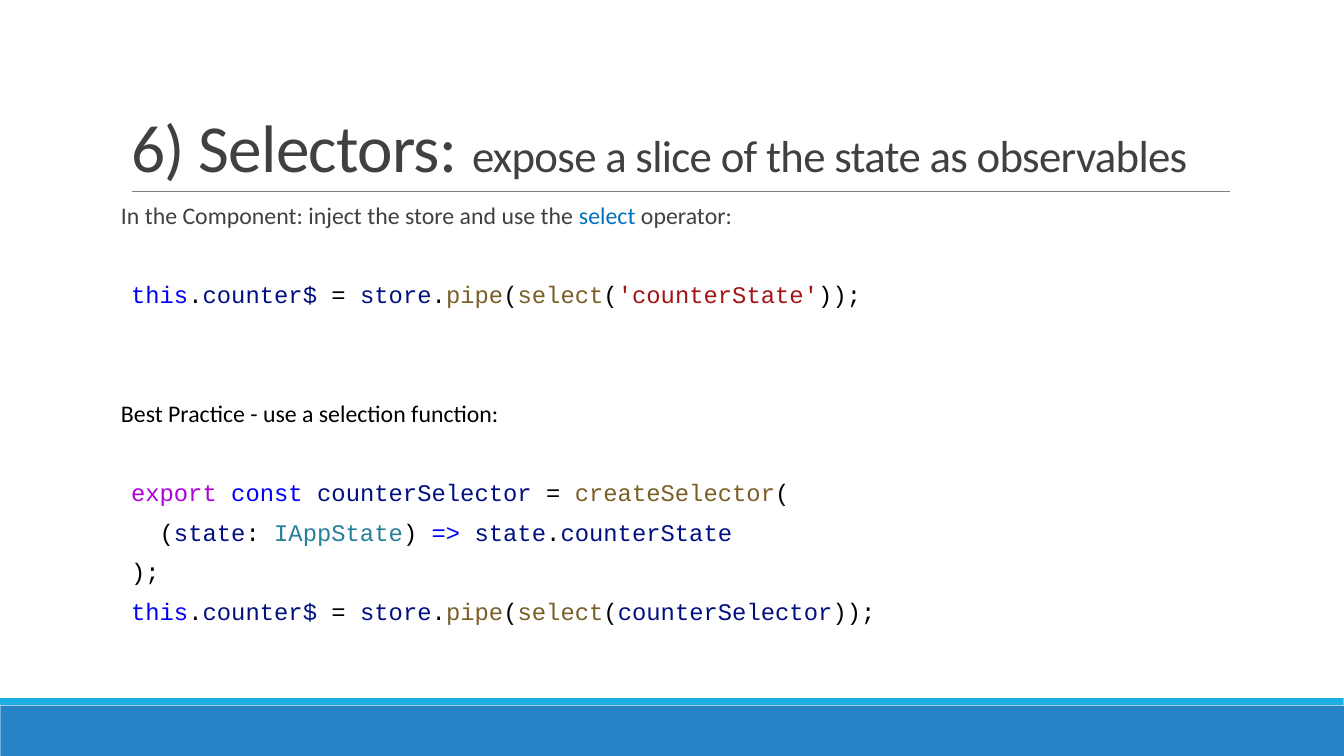
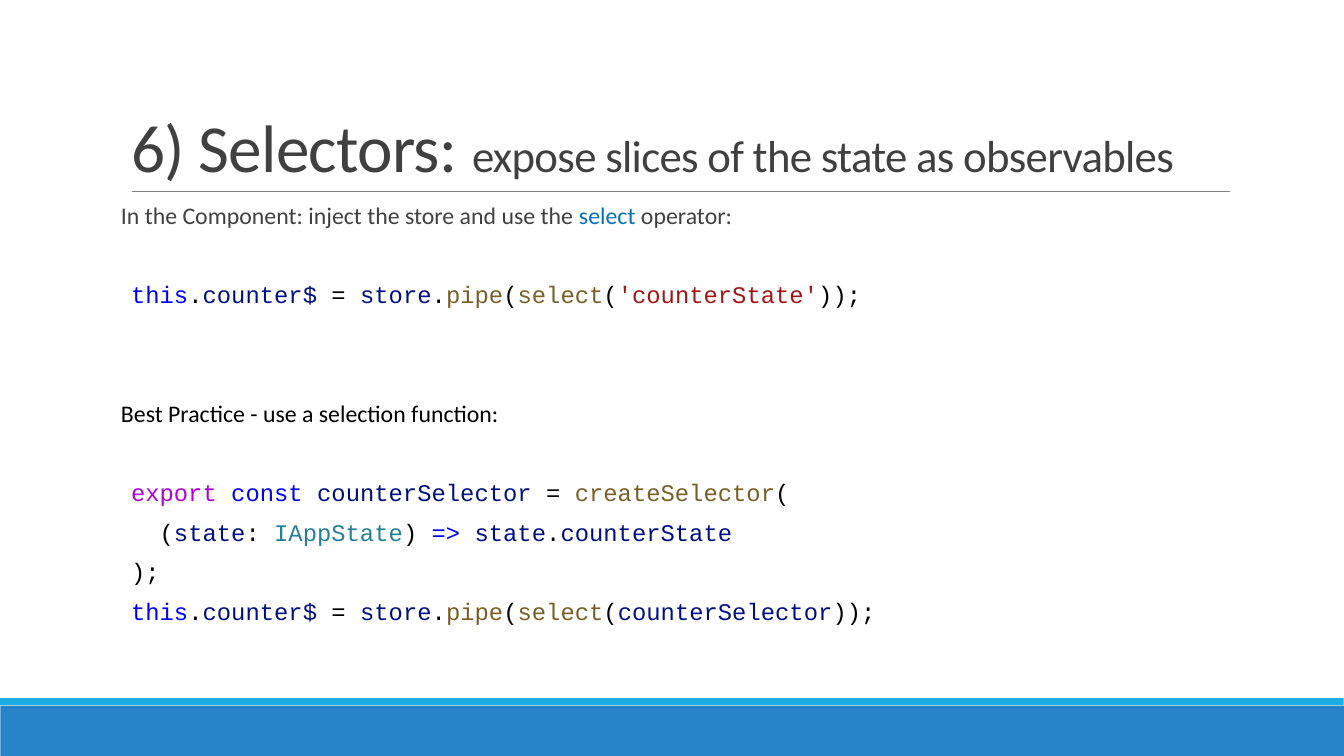
Before and after one commit to AGiorgetti/ngrx101, a slide deck: slide 17 of ReactiveProgramming_ngrx.pptx. Drawn at 1344x756 pixels with LibreOffice and Linux fonts; fonts in the diff are those of the drawing. Boxes give left, top, right and bottom in pixels: in the first picture for what was removed or moved away, otherwise in the second. Text is boxed around its words. In the diff, an @@ line names an element or a change of style, - is before the commit and + after.

```diff
--- a/ReactiveProgramming_ngrx.pptx
+++ b/ReactiveProgramming_ngrx.pptx
@@ title at box(131, 123, 1174, 181): text changed @@
-6) Selectors: expose a slice of the state as observables
+6) Selectors: expose slices of the state as observables
```
Also in this commit, not shown: 13 other slides changed, 8 other files.
